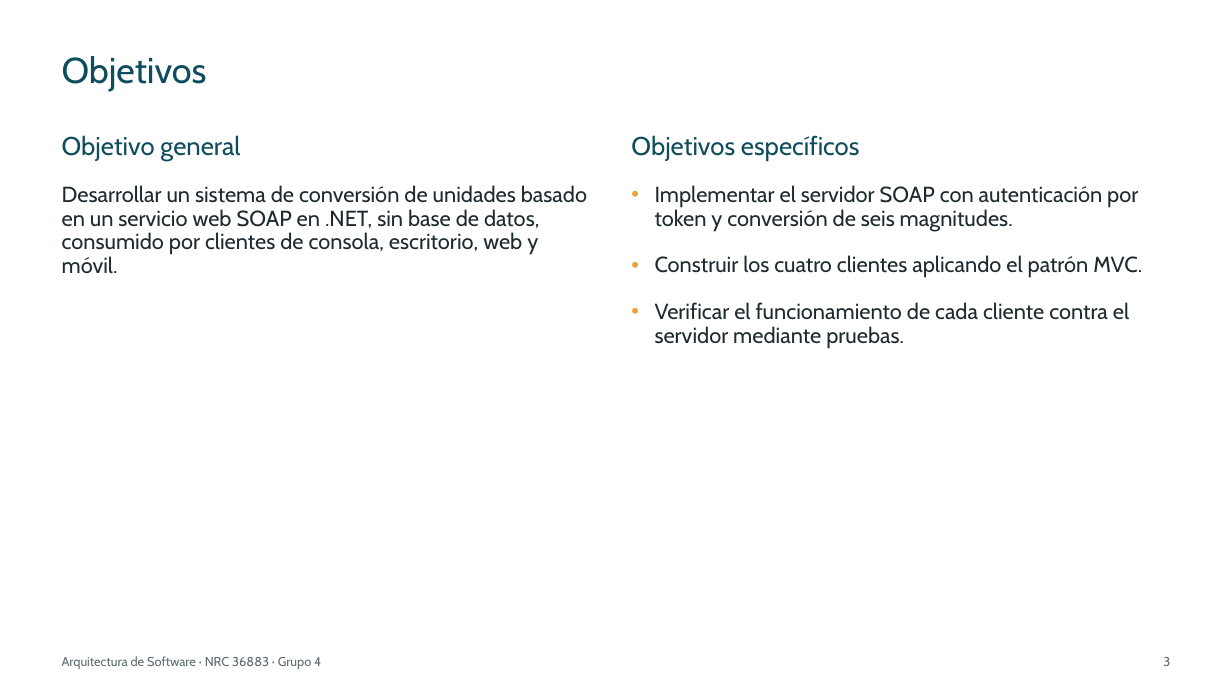
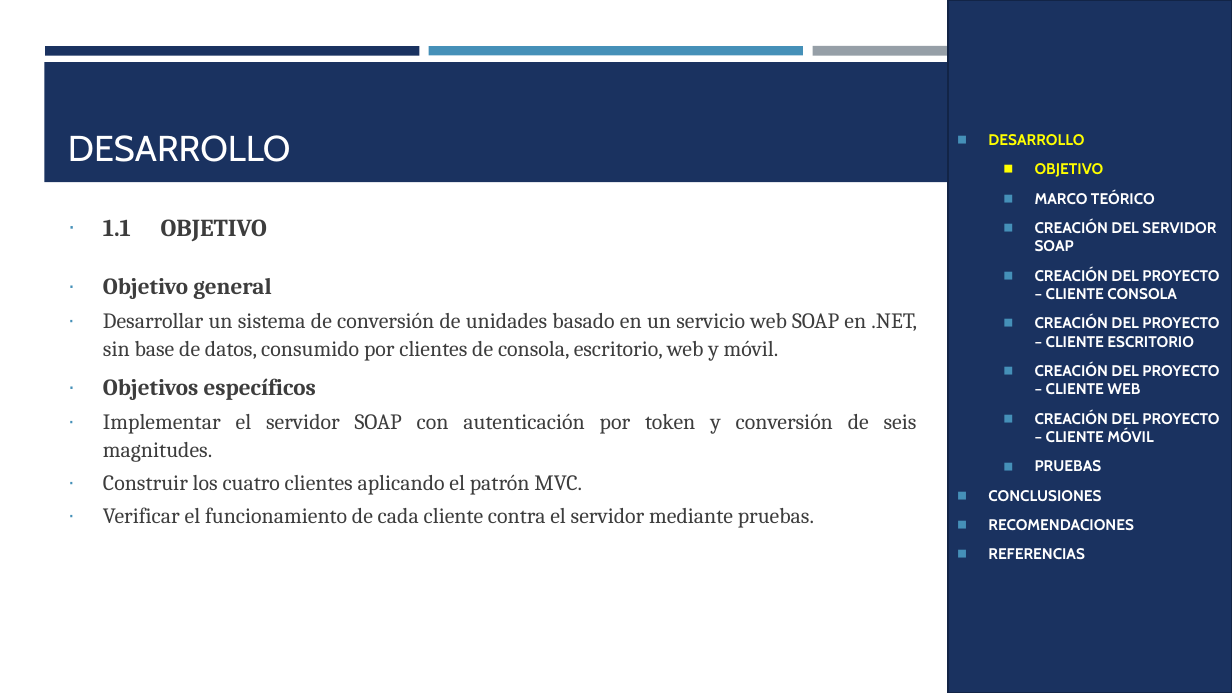
Before and after one commit to IMarcusDev/TI.1.2.-PAO202651_SOAP_DOTNET_SINBDD_NRC_36883_GR04, a slide deck: slide 3 of 05. DOCUMENTACION/PRESENTACION TI.1.2. SOAP sin BDD en DOTNET GR4.pptx. Drawn at 1232x693 pixels with LibreOffice and Linux fonts; fonts in the diff are those of the drawing. Boxes give left, top, right and bottom in pixels: in the first picture for what was removed or moved away, otherwise in the second. Text is boxed around its words. In the diff, an @@ line names an element or a change of style, - is before the commit and + after.

```diff
--- a/05. DOCUMENTACION/PRESENTACION TI.1.2. SOAP sin BDD en DOTNET GR4.pptx
+++ b/05. DOCUMENTACION/PRESENTACION TI.1.2. SOAP sin BDD en DOTNET GR4.pptx
@@ rectangle added at <box>948,0,1232,693</box>, fill #1A3260, outline #122446 1.75 pt, 12 pt, text #FFFFFF, bold @@
+◼ DESARROLLO
+  ◼ OBJETIVO
+  ◼ MARCO TEÓRICO
+  ◼ CREACIÓN DEL SERVIDOR SOAP
+  ◼ CREACIÓN DEL PROYECTO – CLIENTE CONSOLA
+  ◼ CREACIÓN DEL PROYECTO – CLIENTE ESCRITORIO
+  ◼ CREACIÓN DEL PROYECTO – CLIENTE WEB
+  ◼ CREACIÓN DEL PROYECTO – CLIENTE MÓVIL
+  ◼ PRUEBAS
+◼ CONCLUSIONES
+◼ RECOMENDACIONES
+◼ REFERENCIAS
@@ rectangle added at <box>45,46,420,55</box>, fill #1A3260 @@
@@ title removed at <box>62,56,207,92</box> @@
-Objetivos
@@ rectangle added at <box>429,46,803,55</box>, fill #4590B8 @@
@@ rectangle added at <box>812,46,1187,56</box>, fill #969FA7 @@
@@ rectangle added at <box>44,62,1188,182</box>, fill #1A3260 @@
@@ title added at <box>68,135,291,162</box>, 28 pt, text #FFFFFF @@
+DESARROLLO
@@ text removed at <box>631,135,1142,349</box> @@
-Objetivos específicos
-• Implementar el servidor SOAP con autenticación por token y conversión de seis magnitudes.
-• Construir los cuatro clientes aplicando el patrón MVC.
-• Verificar el funcionamiento de cada cliente contra el servidor mediante pruebas.
@@ text "1.1 OBJETIVO": place and size @@
-text "1.1 OBJETIVO" at <box>62,135,587,273</box>
+text "1.1 OBJETIVO" at <box>103,219,917,528</box>
@@ text at <box>103,219,267,241</box>: paragraph added @@
+∙ 1.1 OBJETIVO
@@ text at <box>103,278,917,361</box>: size 20 to 18 pt, text colour #0E4D5C to #3D3D3D, bold on in "Objetivo general"; font Cabin to Cambria in "Objetivo general", "Desarrollar un sistema de conversión de unidades ..."; text colour #1F2A30 to #3D3D3D in "Desarrollar un sistema de conversión de unidades ..."; bullet none to ∙; line spacing 0.9 to 1.07; less space between paragraphs; alignment left to justified @@
@@ text at <box>103,378,917,528</box>: paragraphs added @@
+∙ Objetivos específicos
+∙ Implementar el servidor SOAP con autenticación por token y conversión de seis magnitudes.
+∙ Construir los cuatro clientes aplicando el patrón MVC.
+∙ Verificar el funcionamiento de cada cliente contra el servidor mediante pruebas.
@@ text removed at <box>62,656,321,669</box> @@
-Arquitectura de Software · NRC 36883 · Grupo 4
@@ page number removed at <box>1163,657,1170,666</box> @@
-3
```
Also in this commit, not shown: 22 other slides changed, 7 slides added, 15 slides removed.
